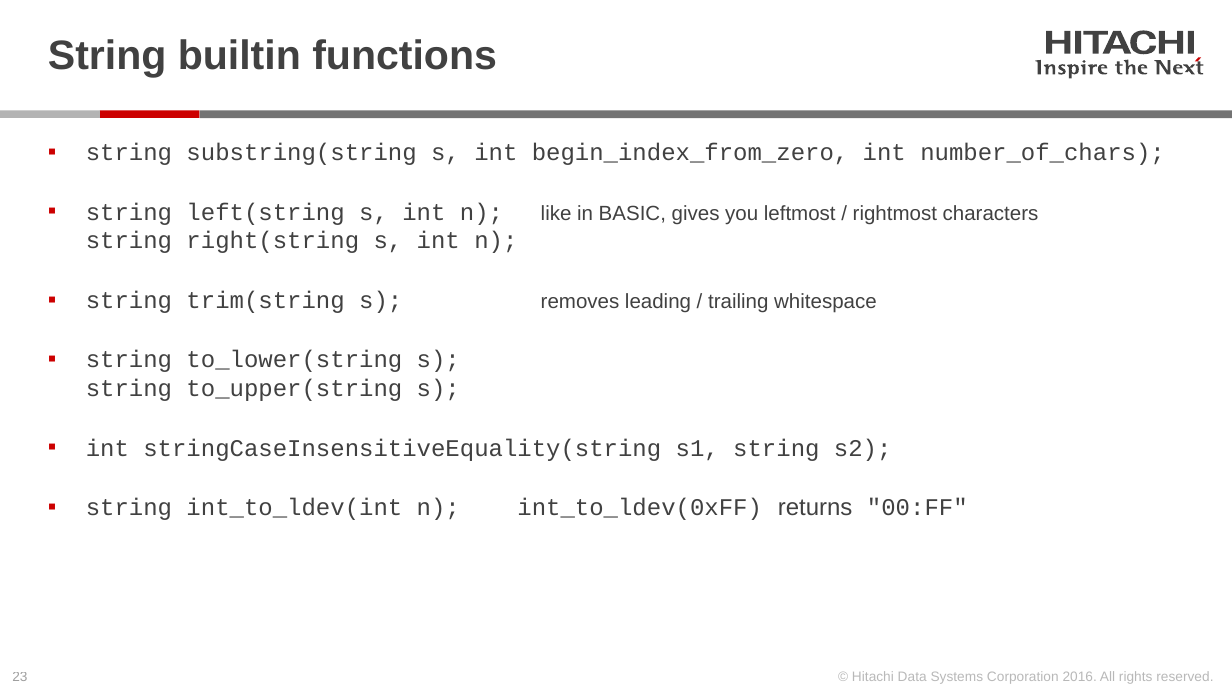
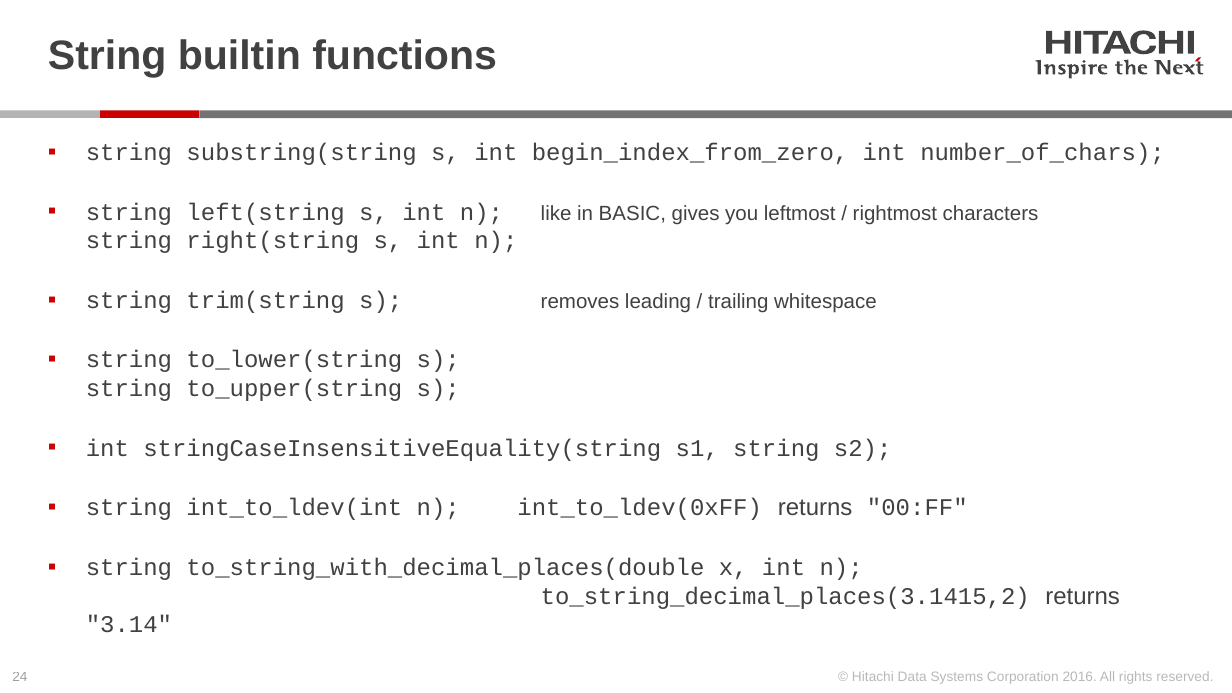
Before and after one commit to Hitachi-Data-Systems/ivy, a slide deck: slide 24 of doc/Programming ivy reference.pptx (slide 23 before the commit). Drawn at 1232x693 pixels with LibreOffice and Linux fonts; fonts in the diff are those of the drawing. Boxes give left, top, right and bottom in pixels: in the first picture for what was removed or moved away, otherwise in the second. Text is boxed around its words. In the diff, an @@ line names an element or a change of style, - is before the commit and + after.

```diff
--- a/doc/Programming ivy reference.pptx
+++ b/doc/Programming ivy reference.pptx
@@ text at (86, 557, 1120, 633): paragraph added @@
+▪ string to_string_with_decimal_places(double x, int n);
+  to_string_decimal_places(3.1415,2) returns "3.14"
@@ page number at (12, 672, 27, 681): text changed @@
-23
+24
```
Also in this commit, not shown: 3 other slides changed, 2 slides added, 5 other files.
